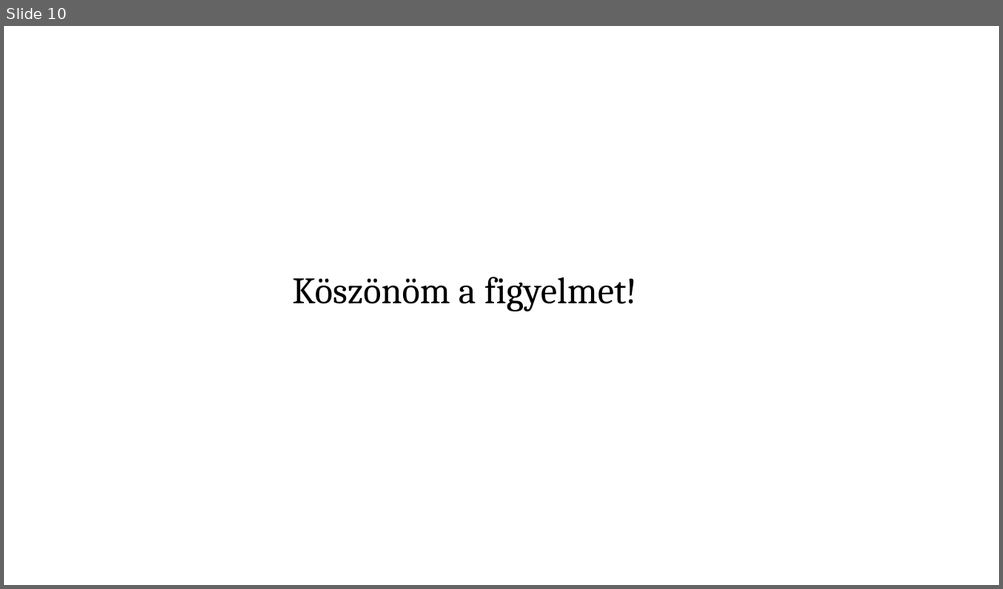
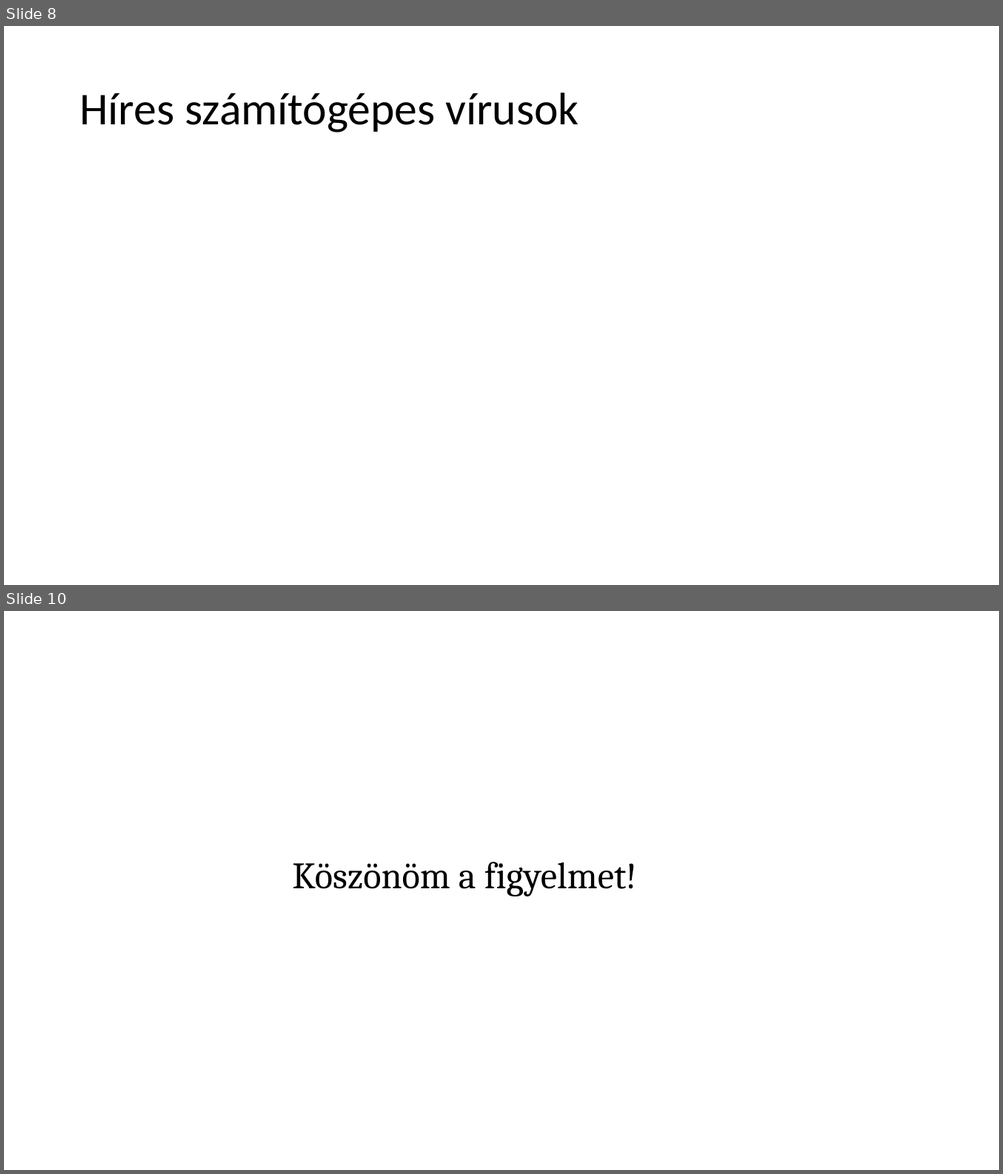
Before and after one commit to somodikonrad/Paprika, a slide deck: Beadandó SK.pptx. Shown one above the other, each under a label of ours: slide 10 before the commit, slides 8 and 10 after it; the slides between them are not shown. The pictures are 1003x589 and 1003x1174 pixels, drawn with LibreOffice and Linux fonts; fonts in the diff are those of the drawing. Boxes give left, top, right and bottom in pixels: in the first picture for what was removed or moved away, otherwise in the second. Text is boxed around its words. In the diff, an @@ line names an element or a change of style, - is before the commit and + after.

```diff
--- a/Beadandó SK.pptx
+++ b/Beadandó SK.pptx
@@ slide 8 added at (x1=4, y1=26, x2=999, y2=585), background #FFFFFF @@
@@ title added at (x1=79, y1=93, x2=578, y2=133), 44 pt, text #000000 @@
+Híres számítógépes vírusok
```
Also in this commit, not shown: 1 slide changed, 7 other slides added, 8 slides removed.
